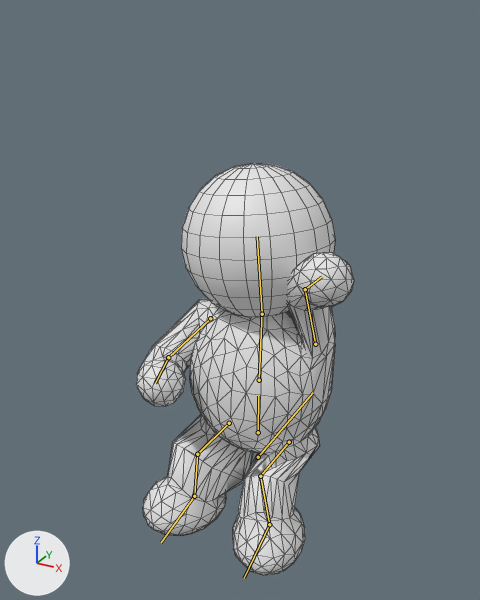
Before and after pictures for a commit that changed the FBX model Assets/_BusJam/Art/Models/Passenger/Passenger.fbx.
Rendered twice from a camera (50 mm lens) standing at (0.586, -1.154, 0.973) and looking at (-0.024, -0.045, 0.419). The lights are fixed; the arrows at lower left show +X, +Y and +Z. The older version comes first. Both versions are drawn at frame 1 of the action 'Cheer_Wave'; the numbers are the values there. The bones that bend it are drawn over the model as lines. Mesh edges are drawn as thin lines.

Names of what the first picture shows: 'Yolcu'.
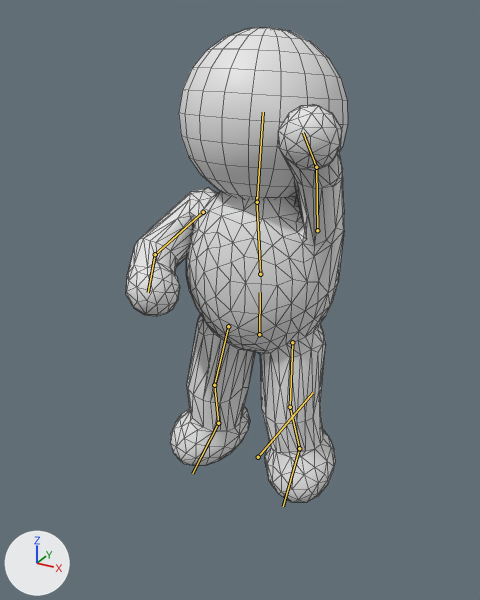
What differs and where, as boxes (x1, y1, x2, y2) in the pictures (480 x 600 px):
'Yolcu', posed (15% taller)
    before: (136, 163, 354, 575)
    after: (126, 27, 348, 502)
bone 'Hips', root to tip
    before: (258, 432) to (258, 396)
    after: (259, 334) to (260, 292)
bone 'Spine', root to tip
    before: (259, 380) to (262, 309)
    after: (260, 274) to (256, 197)
bone 'Head', root to tip
    before: (262, 314) to (257, 236)
    after: (257, 202) to (263, 112)
bone 'UpperArm.L', root to tip
    before: (315, 344) to (305, 289)
    after: (317, 230) to (316, 167)
bone 'LowerArm.L', root to tip
    before: (305, 289) to (322, 276)
    after: (316, 167) to (303, 132)
bone 'UpperArm.R', root to tip
    before: (210, 318) to (168, 357)
    after: (203, 212) to (155, 254)
bone 'LowerArm.R', root to tip
    before: (168, 357) to (155, 383)
    after: (155, 254) to (148, 292)
bone 'Thigh.L', root to tip
    before: (289, 442) to (260, 476)
    after: (292, 342) to (290, 407)
bone 'Shin.L', root to tip
    before: (260, 476) to (269, 524)
    after: (290, 407) to (299, 448)
bone 'Foot.L', root to tip
    before: (269, 524) to (244, 578)
    after: (299, 448) to (283, 506)
bone 'Thigh.R', root to tip
    before: (229, 423) to (197, 454)
    after: (228, 326) to (214, 385)
bone 'Shin.R', root to tip
    before: (197, 454) to (194, 496)
    after: (214, 385) to (218, 423)
bone 'Foot.R', root to tip
    before: (194, 496) to (161, 542)
    after: (218, 423) to (192, 473)

Edits to the bpy script that builds the scene:
```text
Change bone_hips:
    where bone_hips = bpy.data.objects['YolcuRig'].pose.bones['Hips']  # child of 'Root'
    bone_hips.location: (0.0, -0.26, 0.0) -> (0.0, -0.005, 0.0)
Change bone_spine:
    where bone_spine = bpy.data.objects['YolcuRig'].pose.bones['Spine']  # child of 'Hips'
    bone_spine.rotation_quaternion: (1.0, -0.03, 0.0, 0.0) -> (0.998, 0.06, 0.0, 0.0)  # degrees (-3, 0, 0) -> degrees (7, 0, 0)
Change bone_head:
    where bone_head = bpy.data.objects['YolcuRig'].pose.bones['Head']  # child of 'Spine'
    bone_head.rotation_quaternion: (0.998, 0.0, 0.0, 0.055) -> (0.992, -0.125, 0.0, 0.0)  # degrees (0, 0, 6) -> degrees (-14, 0, 0)
Change bone_upperarm_l:
    where bone_upperarm_l = bpy.data.objects['YolcuRig'].pose.bones['UpperArm.L']  # child of 'Spine'
    bone_upperarm_l.rotation_quaternion: (-0.473, 0.047, -0.088, 0.875) -> (0.56, -0.028, 0.041, -0.827)  # degrees (-11, 0, -123) -> degrees (-6, 0, -112)
Change bone_lowerarm_l:
    where bone_lowerarm_l = bpy.data.objects['YolcuRig'].pose.bones['LowerArm.L']  # child of 'UpperArm.L'
    bone_lowerarm_l.rotation_quaternion: (0.995, -0.1, 0.0, 0.0) -> (0.955, -0.12, 0.034, -0.269)  # degrees (-11, 0, 0) -> degrees (-14, 0, -32)
Change bone_upperarm_r:
    where bone_upperarm_r = bpy.data.objects['YolcuRig'].pose.bones['UpperArm.R']  # child of 'Spine'
    bone_upperarm_r.rotation_quaternion: (0.933, -0.263, 0.067, -0.238) -> (0.867, -0.446, 0.102, -0.198)  # degrees (-32, 0, -29) -> degrees (-54, 0, -26)
Change bone_lowerarm_r:
    where bone_lowerarm_r = bpy.data.objects['YolcuRig'].pose.bones['LowerArm.R']  # child of 'UpperArm.R'
    bone_lowerarm_r.rotation_quaternion: (0.929, -0.366, 0.022, -0.056) -> (0.985, -0.174, 0.0, 0.0)  # degrees (-43, 0, -7) -> degrees (-20, 0, 0)
Change bone_thigh_l:
    where bone_thigh_l = bpy.data.objects['YolcuRig'].pose.bones['Thigh.L']  # child of 'Hips'
    bone_thigh_l.rotation_quaternion: (0.724, -0.688, 0.028, -0.029) -> (0.995, -0.1, 0.003, -0.03)  # degrees (-87, 0, -5) -> degrees (-11, 0, -3)
Change bone_shin_l:
    where bone_shin_l = bpy.data.objects['YolcuRig'].pose.bones['Shin.L']  # child of 'Thigh.L'
    bone_shin_l.rotation_quaternion: (0.725, 0.689, 0.0, 0.0) -> (0.98, 0.199, 0.0, 0.0)  # degrees (87, 0, 0) -> degrees (23, 0, 0)
Change bone_foot_l:
    where bone_foot_l = bpy.data.objects['YolcuRig'].pose.bones['Foot.L']  # child of 'Shin.L'
    bone_foot_l.rotation_quaternion: (1.0, 0.0, 0.0, 0.0) -> (0.995, -0.1, 0.0, 0.0)  # degrees (0, 0, 0) -> degrees (-11, 0, 0)
Change bone_thigh_r:
    where bone_thigh_r = bpy.data.objects['YolcuRig'].pose.bones['Thigh.R']  # child of 'Hips'
    bone_thigh_r.rotation_quaternion: (0.724, -0.688, -0.028, 0.029) -> (0.995, -0.1, -0.003, 0.03)  # degrees (-87, 0, 5) -> degrees (-11, 0, 3)
Change bone_shin_r:
    where bone_shin_r = bpy.data.objects['YolcuRig'].pose.bones['Shin.R']  # child of 'Thigh.R'
    bone_shin_r.rotation_quaternion: (0.725, 0.689, 0.0, 0.0) -> (0.98, 0.199, 0.0, 0.0)  # degrees (87, 0, 0) -> degrees (23, 0, 0)
Change bone_foot_r:
    where bone_foot_r = bpy.data.objects['YolcuRig'].pose.bones['Foot.R']  # child of 'Shin.R'
    bone_foot_r.rotation_quaternion: (1.0, 0.0, 0.0, 0.0) -> (0.995, -0.1, 0.0, 0.0)  # degrees (0, 0, 0) -> degrees (-11, 0, 0)
```
